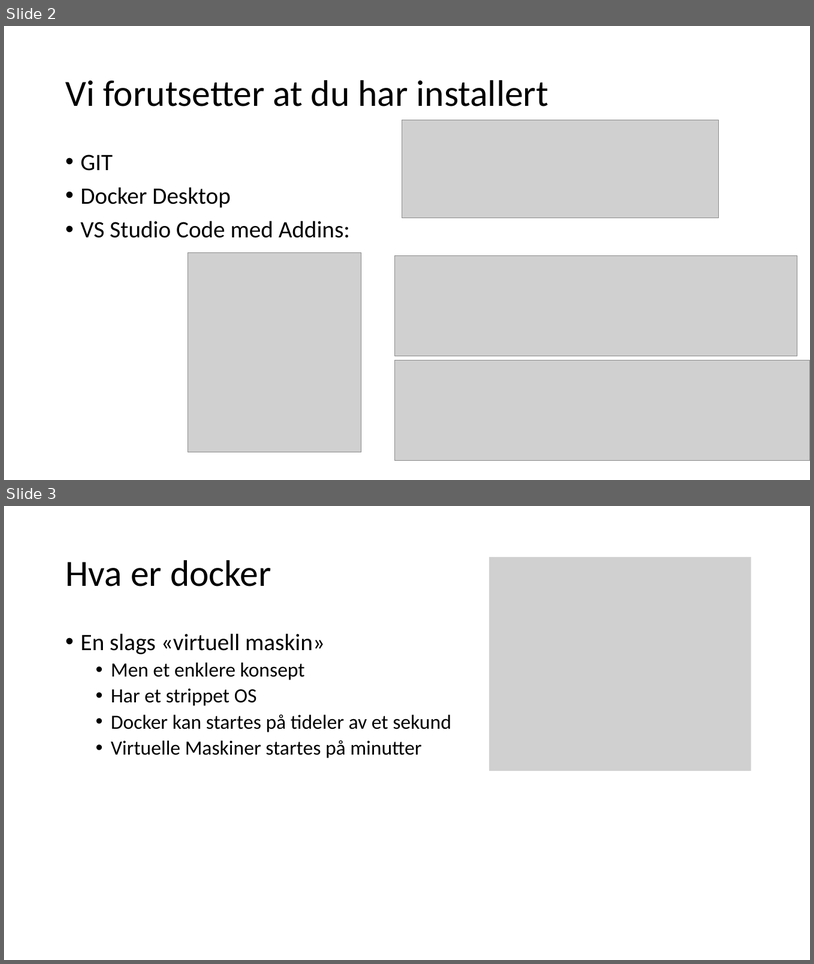
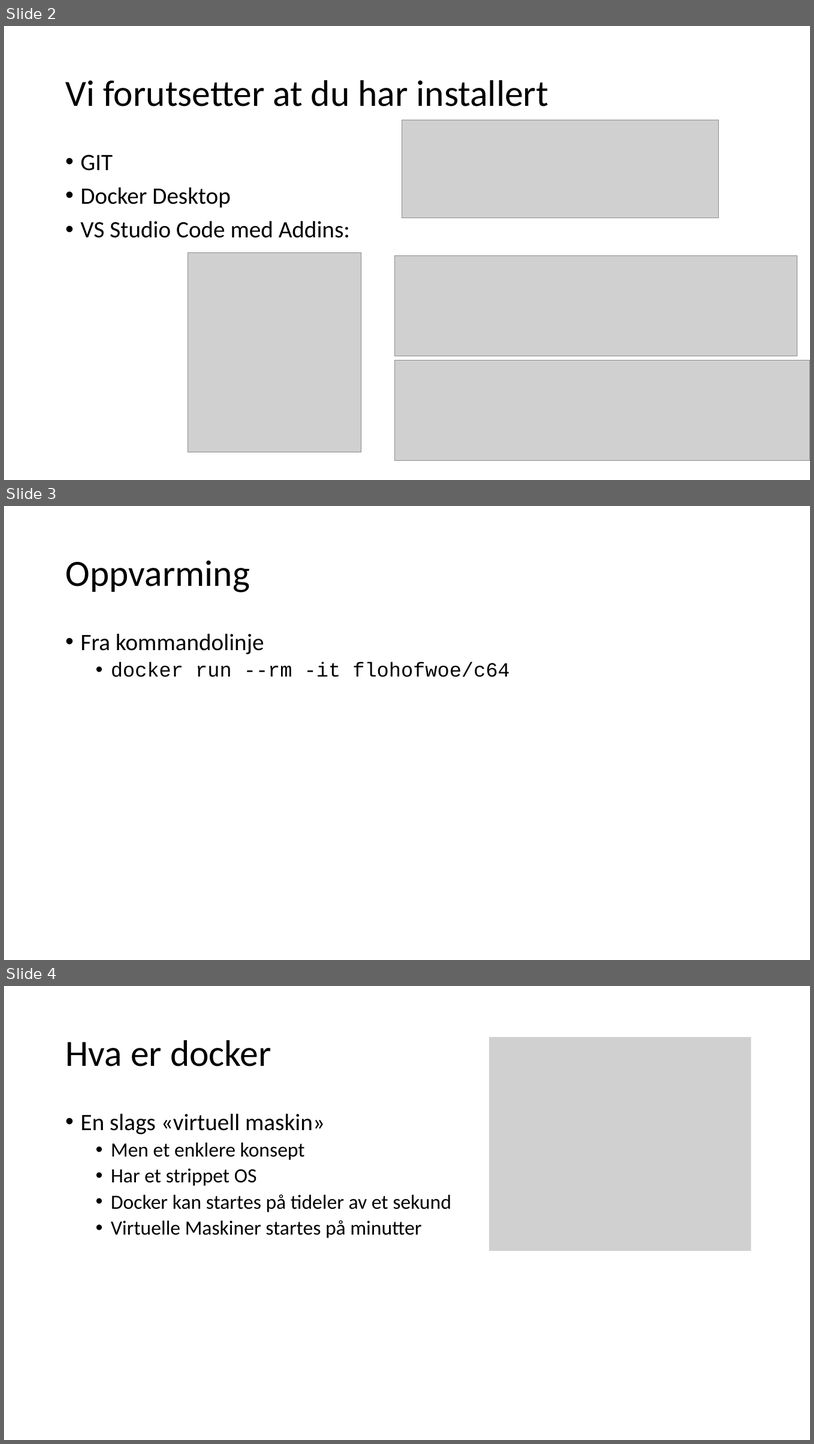
Before and after one commit to magneka/DockerWorkshop, a slide deck: workshop01.pptx. Shown one above the other, each under a label of ours: slides 2 and 3 before the commit, slides 2, 3 and 4 after it. The pictures are 814x964 and 814x1444 pixels, drawn with LibreOffice and Linux fonts; fonts in the diff are those of the drawing; grey boxes stand for pictures. Boxes give left, top, right and bottom in pixels: in the first picture for what was removed or moved away, otherwise in the second. Text is boxed around its words. In the diff, an @@ line names an element or a change of style, - is before the commit and + after.

```diff
--- a/workshop01.pptx
+++ b/workshop01.pptx
@@ slide 3 added at [4, 506, 810, 960], background #FFFFFF @@
@@ title added at [65, 560, 250, 592], 44 pt, text #000000 @@
+Oppvarming
@@ text added at [81, 633, 510, 677], 24 pt, text #000000 @@
+• Fra kommandolinje
+  • docker run --rm -it flohofwoe/c64
@@ what was slide 3 is now slide 4 @@
```
Also in this commit, not shown: 5 slides changed, 4 other slides added, 1 slide removed, 33 other files.
